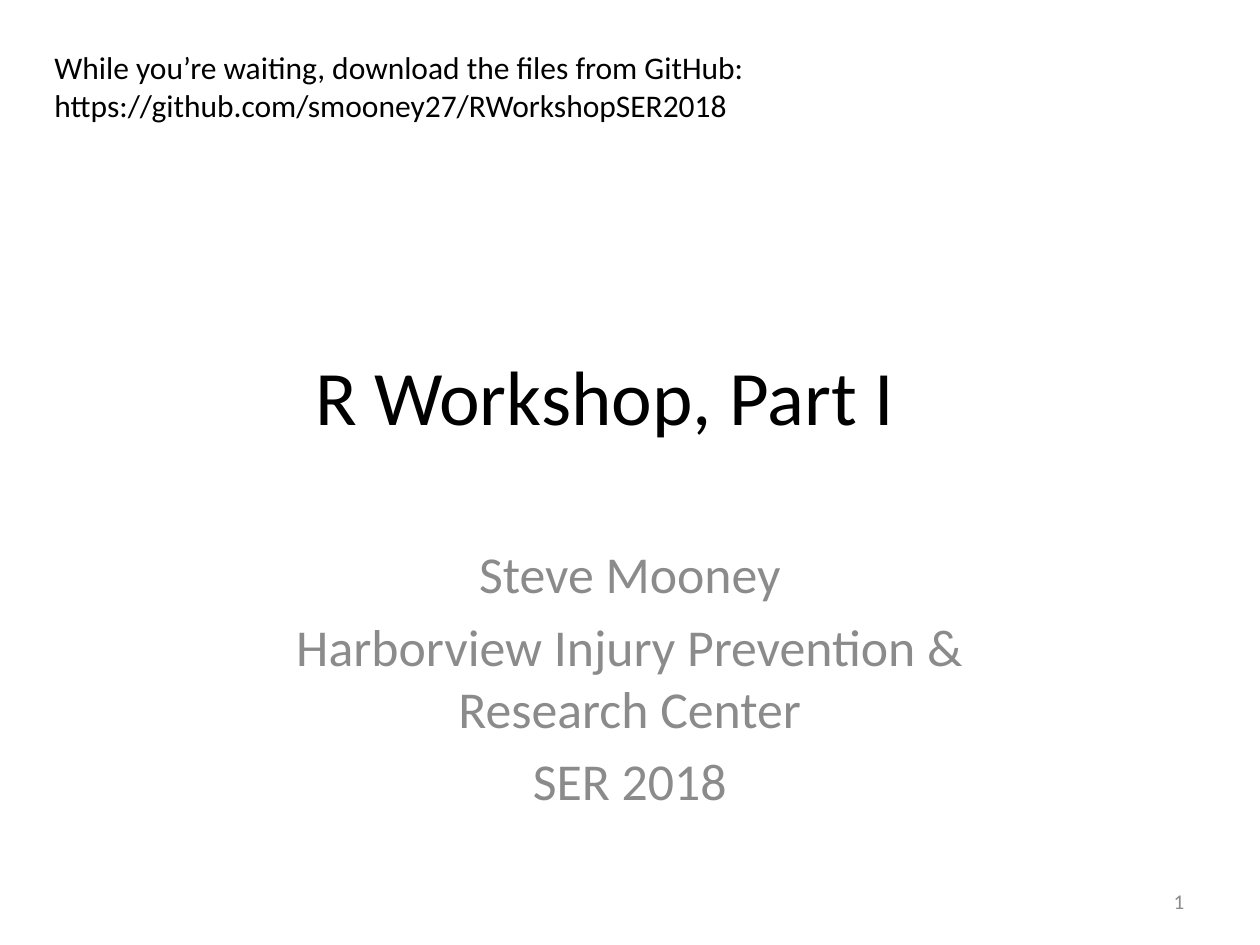
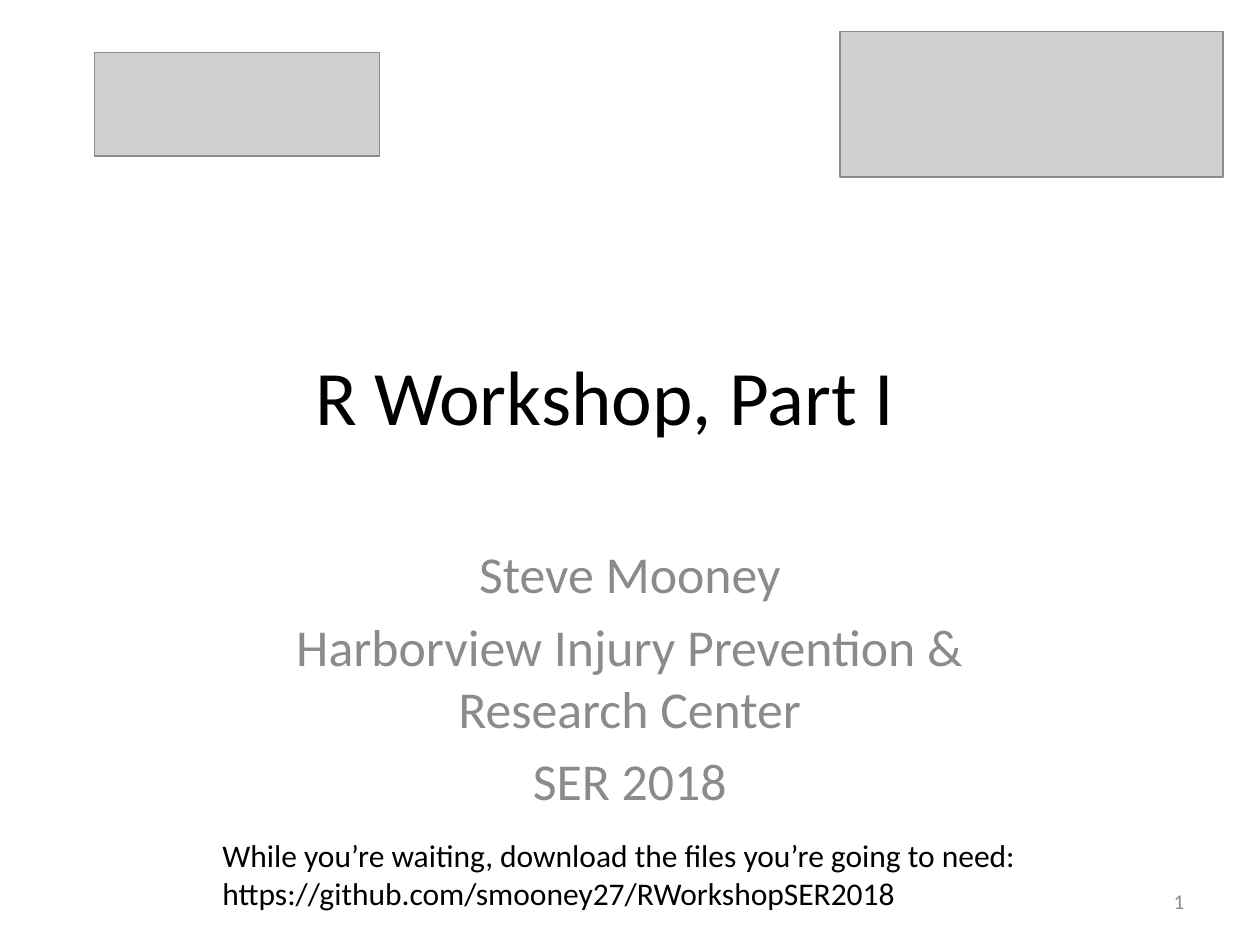
Before and after one commit to smooney27/RWorkshopSER2018, a slide deck: slide 1 of RWorkshopPart1-BasicObjects.pptx. Drawn at 1260x945 pixels with LibreOffice and Linux fonts; fonts in the diff are those of the drawing; grey boxes stand for pictures. Boxes give left, top, right and bottom in pixels: in the first picture for what was removed or moved away, otherwise in the second. Text is boxed around its words. In the diff, an @@ line names an element or a change of style, - is before the commit and + after.

```diff
--- a/RWorkshopPart1-BasicObjects.pptx
+++ b/RWorkshopPart1-BasicObjects.pptx
@@ picture added at <box>94,53,379,156</box> @@
@@ picture added at <box>840,32,1223,178</box> @@
@@ text at <box>222,845,1015,911</box>: text changed @@
-While you’re waiting, download the files from GitHub: https://github.com/smooney27/RWorkshopSER2018
+While you’re waiting, download the files you’re going to need: https://github.com/smooney27/RWorkshopSER2018
```
Also in this commit, not shown: 6 other files.
